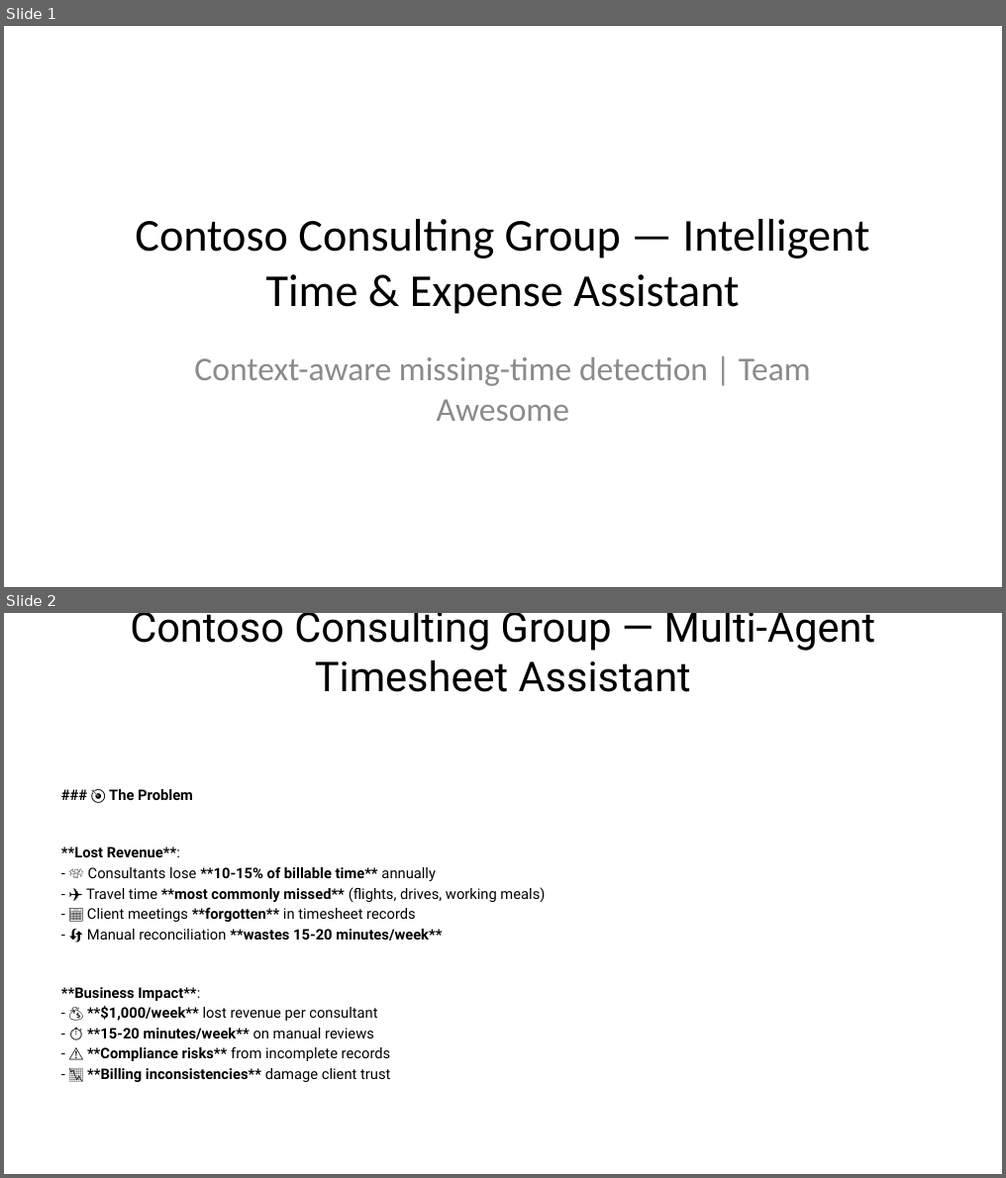
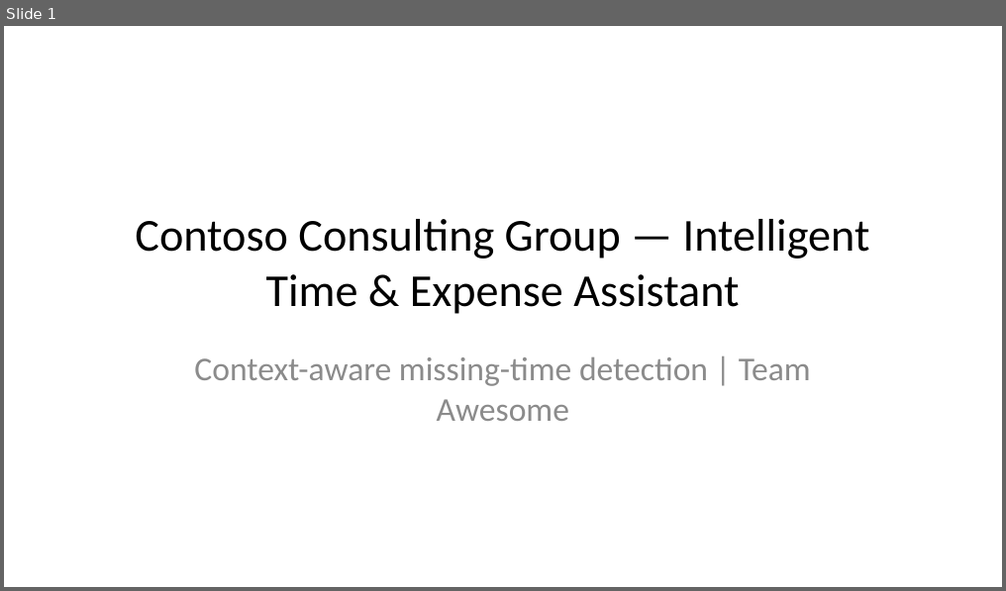
Before and after one commit to Arturo-Quiroga-MSFT/ttu-agentic-revolution-challenge, a slide deck: ccg-presentation/CCG_Readout.pptx. Shown one above the other, each under a label of ours: slides 1 and 2 before the commit, slide 1 after it. The pictures are 1006x1178 and 1006x591 pixels, drawn with LibreOffice and Linux fonts; fonts in the diff are those of the drawing. Boxes give left, top, right and bottom in pixels: in the first picture for what was removed or moved away, otherwise in the second. Text is boxed around its words. In the diff, an @@ line names an element or a change of style, - is before the commit and + after.

Commit message:
latest presentation materials

```diff
--- a/ccg-presentation/CCG_Readout.pptx
+++ b/ccg-presentation/CCG_Readout.pptx
@@ slide 2 removed at [4,613,1002,1174], background #FFFFFF @@
@@ title removed at [130,613,876,692] @@
-Contoso Consulting Group — Multi-Agent Timesheet Assistant
@@ text removed at [61,789,545,1082] @@
-### 🎯 The Problem
-**Lost Revenue**:
-- 💸 Consultants lose **10-15% of billable time** annually
-- ✈️ Travel time **most commonly missed** (flights, drives, working meals)
-- 📅 Client meetings **forgotten** in timesheet records
-- 🔄 Manual reconciliation **wastes 15-20 minutes/week**
-**Business Impact**:
-- 💰 **$1,000/week** lost revenue per consultant
-- ⏱️ **15-20 minutes/week** on manual reviews
-- ⚠️ **Compliance risks** from incomplete records
-- 📉 **Billing inconsistencies** damage client trust
```
Also in this commit, not shown: 7 other files.
